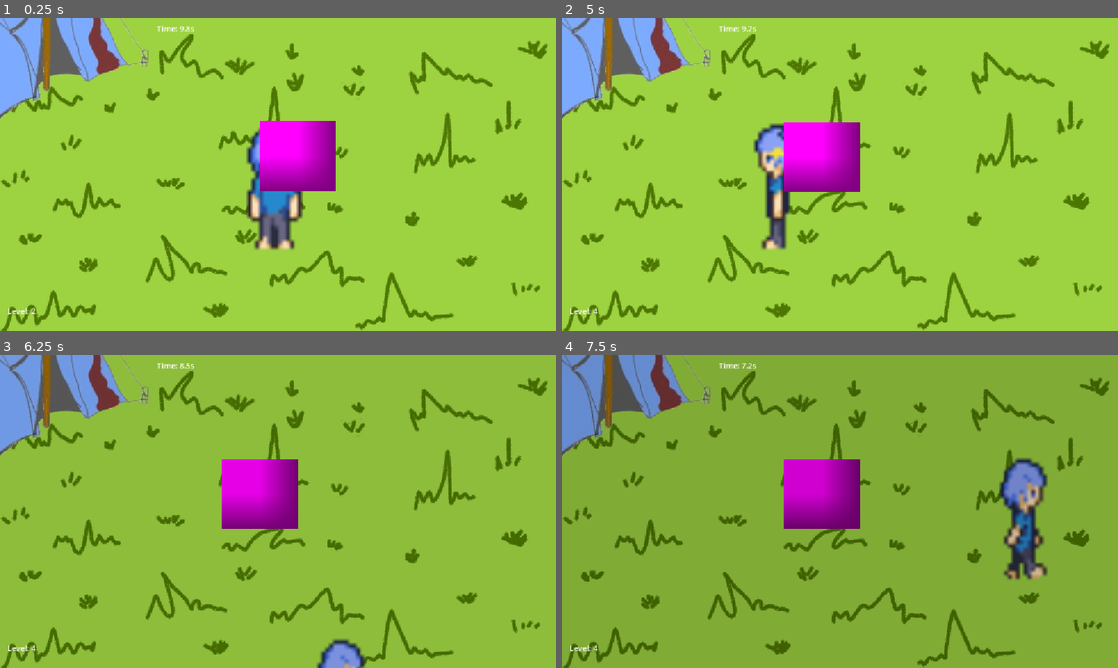
Above: before the commit, frames 1-4 (two rows, left to right).
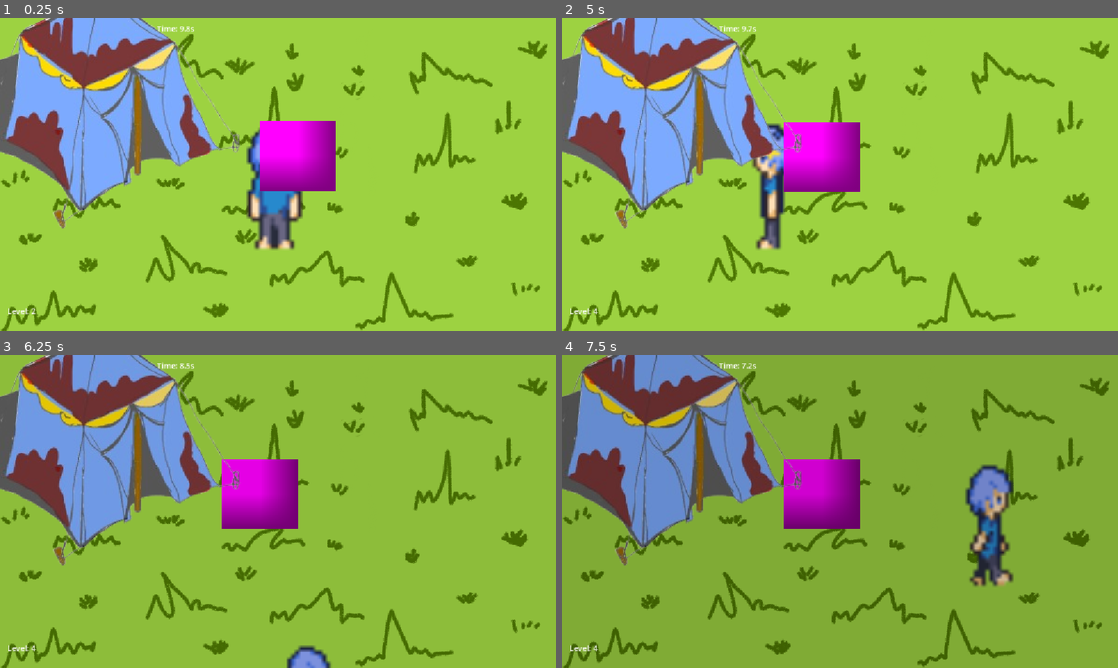
Above: after the commit, the same moments.

Repository: Rithunyaa/haven_charlotte
Game: Godot game, scene res://level1.tscn
Same seed, same stepped clock (60 frames per second), same inputs: the game is played once before the commit and once after it.
Inputs (mouse positions are in pixels of both pictures, inside the frame that each line leads up to):
- Up to frame 1 (0.25 s): no input
- Up to frame 2 (5 s): tap Enter at 0.5 s; move the mouse to (962, 158) at 0.52 s; hold Right (ui_right) 0.53-1.28 s; click (962, 158) at 0.67 s; move the mouse to (728, 190) at 1.27 s; hold Down (ui_down) 1.28-2.03 s; move the mouse to (895, 105) at 2.02 s; hold Right (ui_right) 2.03-2.78 s; move the mouse to (812, 237) at 2.77 s; hold Up (ui_up) 2.78-3.53 s; click (812, 237) at 2.92 s; tap Space at 3.5 s; move the mouse to (1006, 221) at 3.52 s; hold Left (ui_left) from 3.53 s (still down); move the mouse to (673, 127) at 4.27 s
- Up to frame 3 (6.25 s): move the mouse to (305, 511) at 5.02 s; release Left (ui_left) at 5.03 s; hold Down (ui_down) 5.03-5.78 s; click (305, 511) at 5.17 s; move the mouse to (194, 433) at 5.77 s; hold Right (ui_right) from 5.78 s (still down)
- Up to frame 4 (7.5 s): move the mouse to (962, 495) at 6.52 s; release Right (ui_right) at 6.53 s; hold Up (ui_up) 6.53-7.28 s; move the mouse to (728, 527) at 7.27 s; hold Right (ui_right) from 7.28 s (still down); click (728, 527) at 7.42 s

The runs differ from the first frame. In frame 1, 16% of the frame differs, in the area x 0-44%, y 0-68%; in frame 2, 18%; in frame 3, 17%; in frame 4, 21%, in the area x 0-88%, y 0-75%.

Commit message:
buggggggssss
im so done

Diff:
--- a/haven/game_manager.gd
+++ b/haven/game_manager.gd
@@ -151,6 +151,7 @@
 	reset_round()
 	print("Restarted from Level 1")
 
+
 func spawn_obstacles() -> void:
 	if obstacle_scenes.is_empty():
 		print("No obstacle scenes assigned in GameManager!")
@@ -164,6 +165,7 @@
 		var obs = random_scene.instantiate()
 
 		var pos = Vector2.ZERO
+
 		for attempt in range(10):
 			var random_x = randf_range(-600, 600)
 			var random_y = randf_range(-600, 600)
@@ -172,9 +174,14 @@
 			if pos.distance_to(spawn_position) >= min_distance_from_spawn:
 				break
 
+		# Add obstacle FIRST
+		get_parent().add_child(obs)
+
+		# Then set its position
 		obs.global_position = pos
-		get_parent().add_child.call_deferred(obs)
+
 		active_obstacles.append(obs)
+
 		print("Tent spawned at: ", pos)
 
 func clear_obstacles() -> void:
--- a/haven/tent.tscn
+++ b/haven/tent.tscn
@@ -2,15 +2,17 @@
 
 [ext_resource type="Texture2D" uid="uid://jjcsp2ll81ax" path="res://assets/tent-removebg-preview.png" id="1_qxh2c"]
 
-[node name="Tent" type="StaticBody2D" unique_id=959790942]
+[node name="Tent" type="Area2D" unique_id=655480690]
 
-[node name="Sprite2D" type="Sprite2D" parent="." unique_id=1255100698]
+[node name="tentsprite" type="Sprite2D" parent="." unique_id=1255100698]
 top_level = true
 z_index = 20
+position = Vector2(189, 175.40002)
 scale = Vector2(1.9467455, 2.0514905)
 texture = ExtResource("1_qxh2c")
 
-[node name="CollisionPolygon2D" type="CollisionPolygon2D" parent="." unique_id=1518099589]
+[node name="tentcollision" type="CollisionPolygon2D" parent="." unique_id=1518099589]
 z_index = 5
+position = Vector2(189, 175.40002)
 scale = Vector2(2, 2)
 polygon = PackedVector2Array(10, -125, 89, -57, 130, 47, 90, 66, 47, 59, 34, 82, -13, 109, -90, 38, -77, -67)
